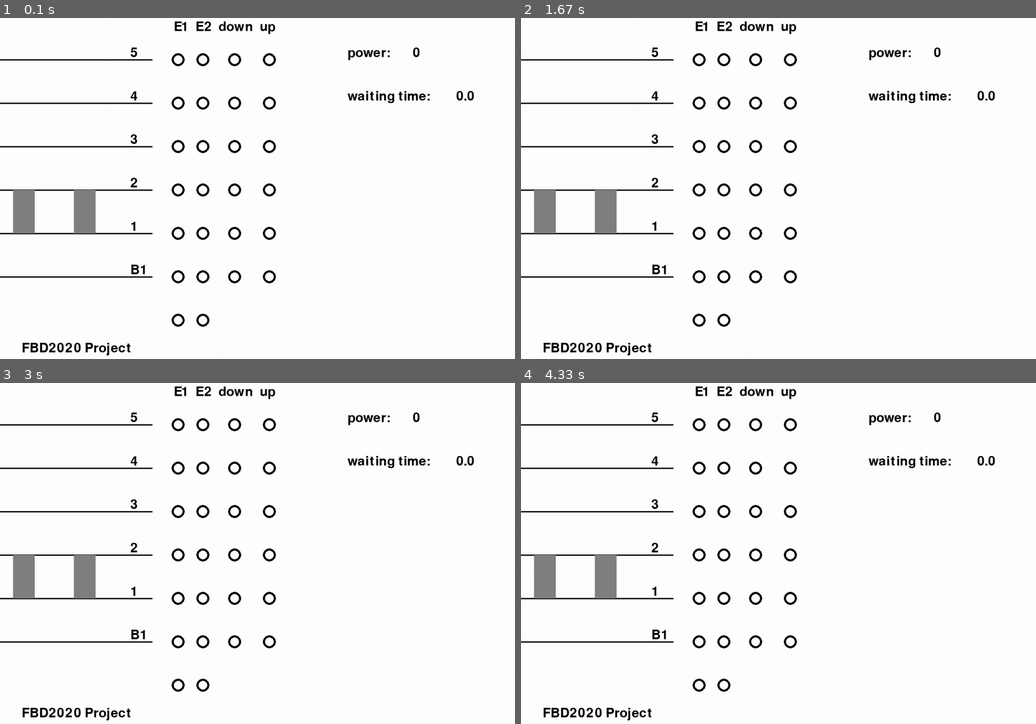
Above: before the commit, frames 1-4 (two rows, left to right).
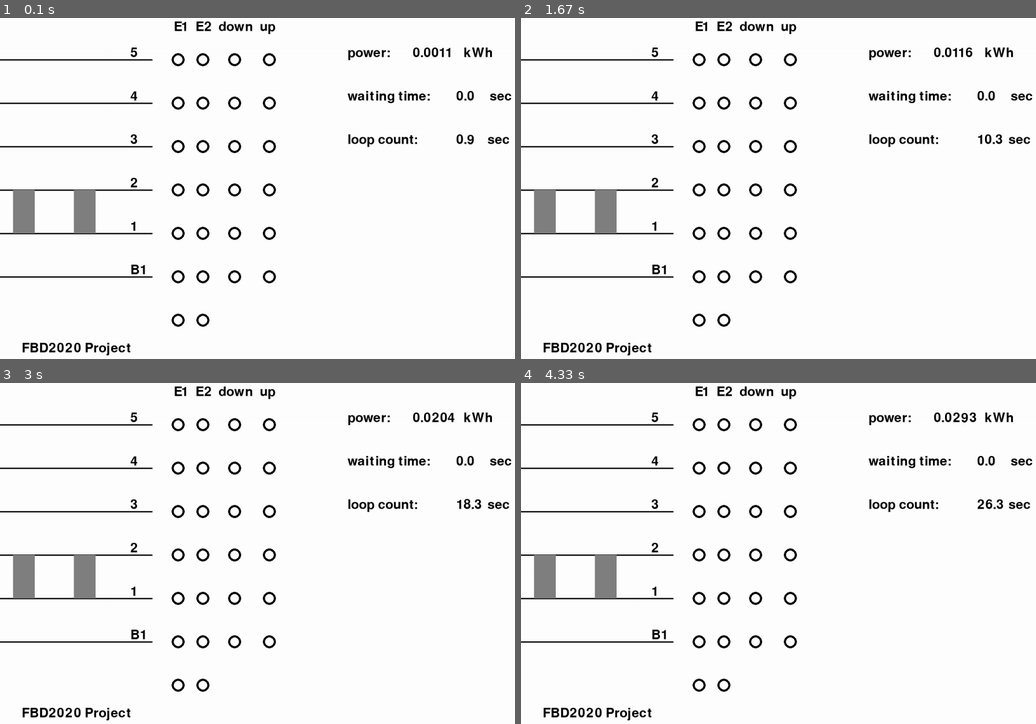
Above: after the commit, the same moments.

Repository: wonjaegang/FBD2020
Game: pygame game, started from PC/allocation algorithms/binary_allocation_algorithm.py
Same seed, same stepped clock (60 frames per second), same inputs: the game is played once before the commit and once after it.
Inputs:
- Up to frame 1 (0.1 s): no input
- Up to frame 2 (1.67 s): no input
- Up to frame 3 (3 s): no input
- Up to frame 4 (4.33 s): no input

The runs differ from the first frame. In frame 1, 0.6% of the frame differs, in the area x 67-100%, y 8-38%; in frame 2, 0.6%; in frame 3, 0.6%; in frame 4, 0.6%.

Commit message:
add Power

Diff:
--- a/PC/allocation algorithms/binary_allocation_algorithm.py
+++ b/PC/allocation algorithms/binary_allocation_algorithm.py
@@ -33,8 +33,9 @@
 text_3 = font.render("3", True, black)
 text_4 = font.render("4", True, black)
 text_5 = font.render("5", True, black)
-text_power = font.render("power: ", True, black)
-text_time = font.render("waiting time: ", True, black)
+text_power = font.render("power:                     kWh", True, black)
+text_time = font.render("waiting time:                 sec", True, black)
+text_loop_count = font.render("loop count:                    sec", True, black)
 text_button = font.render("E1  E2  down  up", True, black)
 text_name = font.render("FBD2020 Project", True, black)
 
@@ -43,22 +44,22 @@
 def print_background():
     screen.fill(white)
     pygame.draw.line(screen, black, [350, SIZE], [0, SIZE], 3)
-    pygame.draw.line(screen, black, [350, 2 * SIZE], [0, 2 * SIZE], 3)
-    pygame.draw.line(screen, black, [350, 3 * SIZE], [0, 3 * SIZE], 3)
-    pygame.draw.line(screen, black, [350, 4 * SIZE], [0, 4 * SIZE], 3)
-    pygame.draw.line(screen, black, [350, 5 * SIZE], [0, 5 * SIZE], 3)
-    pygame.draw.line(screen, black, [350, 6 * SIZE], [0, 6 * SIZE], 3)
-    screen.blit(text_B1, (300, 6 * SIZE - 30))
-    screen.blit(text_1, (300, 5 * SIZE - 30))
-    screen.blit(text_2, (300, 4 * SIZE - 30))
-    screen.blit(text_3, (300, 3 * SIZE - 30))
-    screen.blit(text_4, (300, 2 * SIZE - 30))
-    screen.blit(text_5, (300, SIZE - 30))
-    screen.blit(text_power, (800, SIZE - 30))
-    screen.blit(text_time, (800, 2 * SIZE - 30))
+    pygame.draw.line(screen, black, [350, 2*SIZE], [0, 2*SIZE], 3)
+    pygame.draw.line(screen, black, [350, 3*SIZE], [0, 3*SIZE], 3)
+    pygame.draw.line(screen, black, [350, 4*SIZE], [0, 4*SIZE], 3)
+    pygame.draw.line(screen, black, [350, 5*SIZE], [0, 5*SIZE], 3)
+    pygame.draw.line(screen, black, [350, 6*SIZE], [0, 6*SIZE], 3)
+    screen.blit(text_B1, (300, 6*SIZE-30))
+    screen.blit(text_1, (300, 5*SIZE-30))
+    screen.blit(text_2, (300, 4*SIZE-30))
+    screen.blit(text_3, (300, 3*SIZE-30))
+    screen.blit(text_4, (300, 2*SIZE-30))
+    screen.blit(text_5, (300, SIZE-30))
+    screen.blit(text_power, (800, SIZE-30))
+    screen.blit(text_time, (800, 2*SIZE-30))
+    screen.blit(text_loop_count, (800, 3 * SIZE - 30))
     screen.blit(text_button, (400, 10))
     screen.blit(text_name, (50, 750))
-
 
 # Class indicates specification of the building. Use decimal module to avoid floating point error
 # 0th floor is a basement floor
@@ -145,7 +146,8 @@
 watts = 0
 wtime = 0
 count = 0
-
+# moved distance with constant direction. [[e1 direction(1, 0, -1), e1 distance(m)], [e2~, e2~]]
+moved_distance = [[0, 0], [0, 0]]
 
 # Function that converts button inputs to the Car Calls and the Landing Calls
 # It modifies global variables
@@ -414,17 +416,39 @@
     e.call_done = False
 
 
-def update_evaluation_factor():
-    true_num = 0
+# Calculate evaluation factors : waiting time, power consumption
+def update_evaluation_factor(e1, e2):
+    cc_true_num = 0
+    lc_true_num = [0, 0]
     for i in range(len(cc)):  # cc true
         for j in range(len(cc[i])):
             if cc[i][j]:
-                true_num += 1
+                cc_true_num += 1
     for i in range(len(lc)):  # lc true
         for j in range(len(lc[i])):
             if lc[i][j]:
-                true_num += 1
-    return true_num * 0.1
+                lc_true_num[i] += 1
+    # Calculate waiting time
+    wtime_per_loop = (cc_true_num + lc_true_num[0] + lc_true_num[1]) * 0.1
+    # Calculate power consumption
+    loop_time = decimal.Decimal(0.1)
+    operating_power = 2
+    e_direction = [e1.v_direction, e2.v_direction]
+    power_per_loop = [0, 0]
+    for i in range(2):
+        ps_weight = lc_true_num[i] * 70
+        power_constant = decimal.Decimal(15.5) * (1 - e_direction[i]) / 2 \
+            + (decimal.Decimal((28 + 8) / 1350) * ps_weight - 8) * e1.v_direction
+        if moved_distance[i][0]:
+            if not moved_distance[i][1]:
+                power_per_loop[i] = (Building.floor_height / Elevator.speed) * power_constant * loop_time
+            elif moved_distance[i][1] > Building.floor_height:
+                power_per_loop[i] = power_constant * loop_time
+            else:
+                power_per_loop[i] = operating_power * loop_time
+        else:
+            power_per_loop[i] = operating_power * loop_time
+    return [wtime_per_loop, power_per_loop[0] + power_per_loop[1]]
 
 
 # Make instances and initialize their id and initial position
@@ -456,22 +480,39 @@
 
     update_call(elevator1)
     update_call(elevator2)
-    wtime = wtime + update_evaluation_factor()
+
+    # Update evaluation factors : waiting time, power consumption
+    if elevator1.v_direction == moved_distance[0][0]:
+        moved_distance[0][1] += Elevator.speed
+    else:
+        moved_distance[0][0] = elevator1.v_direction
+        moved_distance[0][1] = 0
+    if elevator2.v_direction == moved_distance[1][0]:
+        moved_distance[1][1] += Elevator.speed
+    else:
+        moved_distance[1][0] = elevator2.v_direction
+        moved_distance[1][1] = Elevator.speed
+    wtime = wtime + update_evaluation_factor(elevator1, elevator2)[0]
+    watts = watts + update_evaluation_factor(elevator1, elevator2)[1]
     print(elevator1)
     print(elevator2)
     print("=" * 30)
 
     # GUI codes
     print_background()
-    # Display variables(time & watt)
-    watts_str = str(watts)
+
+        # Display variables(time & watt)
+    watts_str = str(round(watts / 3600, 4))
     text_watts = font.render(watts_str, True, black)
     time_str = str(round(wtime, 3))
     text_wtime = font.render(time_str, True, black)
+    count_str = str(count / 10)
+    text_count = font.render(count_str, True, black)
     screen.blit(text_watts, (950, SIZE - 30))
     screen.blit(text_wtime, (1050, 2 * SIZE - 30))
+    screen.blit(text_count, (1050, 3 * SIZE - 30))
+
     # Display two elevators
-
     pygame.draw.rect(screen, grey, [
                      30 - elevator1.opening_sequence, int(400 - elevator1.location * 40), 25, SIZE])
     pygame.draw.rect(screen, grey, [
@@ -514,3 +555,4 @@
             sys.exit()
 
     pygame.display.update()
+    count = count + 1
